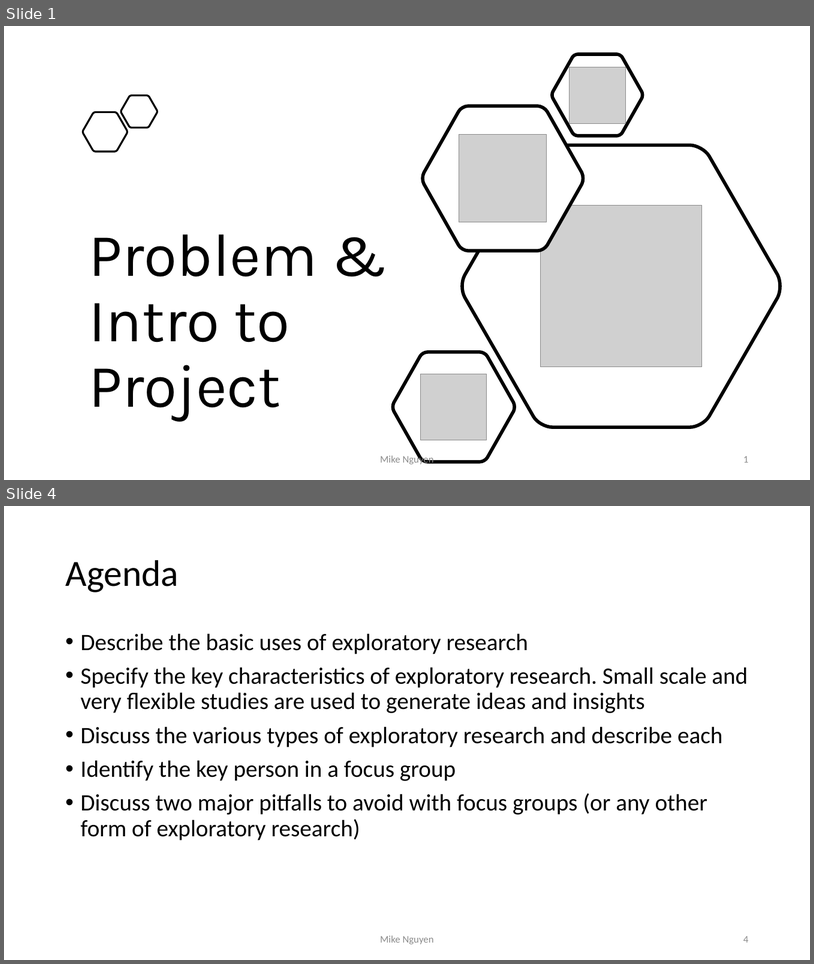
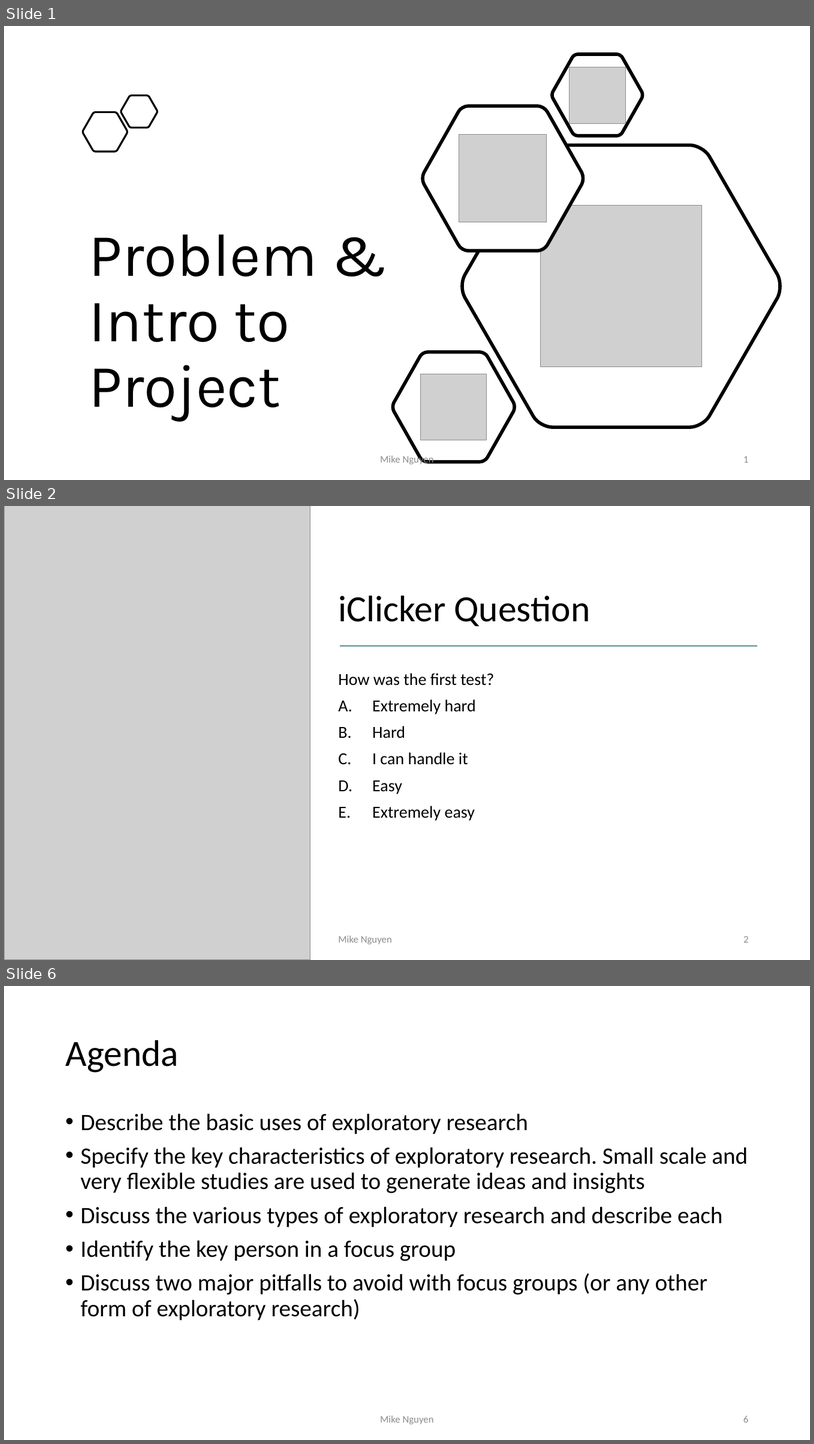
Before and after one commit to mikenguyen13/mar4050, a slide deck: lectures/2/1_Problem & Intro to Project.pptx. Shown one above the other, each under a label of ours: slides 1 and 4 before the commit, slides 1, 2 and 6 after it; the slides between them are not shown. The pictures are 814x964 and 814x1444 pixels, drawn with LibreOffice and Linux fonts; fonts in the diff are those of the drawing; grey boxes stand for pictures. Boxes give left, top, right and bottom in pixels: in the first picture for what was removed or moved away, otherwise in the second. Text is boxed around its words. In the diff, an @@ line names an element or a change of style, - is before the commit and + after.

```diff
--- a/lectures/2/1_Problem & Intro to Project.pptx
+++ b/lectures/2/1_Problem & Intro to Project.pptx
@@ slide 2 added at <box>4,506,810,960</box>, background #FFFFFF @@
@@ picture added at <box>4,506,311,960</box> @@
@@ title added at <box>338,595,591,626</box>, 44 pt, text #000000 @@
+iClicker Question
@@ line added from (341, 646) to (758, 646), #589195 1.5 pt @@
@@ text added at <box>338,673,494,820</box>, 20 pt, text #000000 @@
+How was the first test?
+A. Extremely hard
+B. Hard
+C. I can handle it
+D. Easy
+E. Extremely easy
@@ text added at <box>338,935,392,944</box>, 12 pt, text #8C8C8C @@
+Mike Nguyen
@@ page number added at <box>744,936,749,942</box>, 12 pt, text #8C8C8C @@
+2
@@ what was slide 4 is now slide 6 @@
@@ page number at <box>744,1416,749,1422</box>: text changed @@
-4
+6
```
Also in this commit, not shown: 1 slide changed, 4 other slides added, 8 other files.
